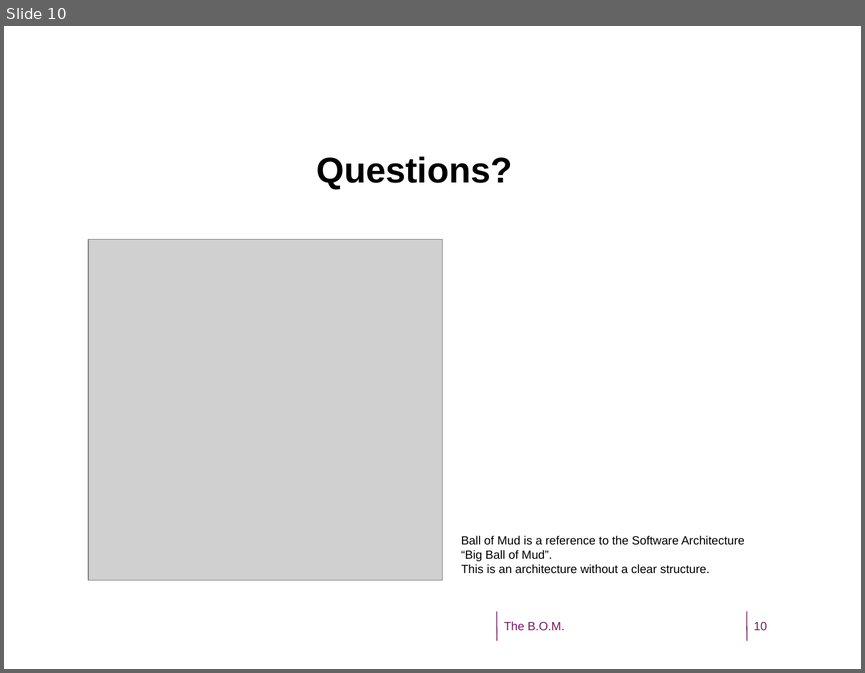
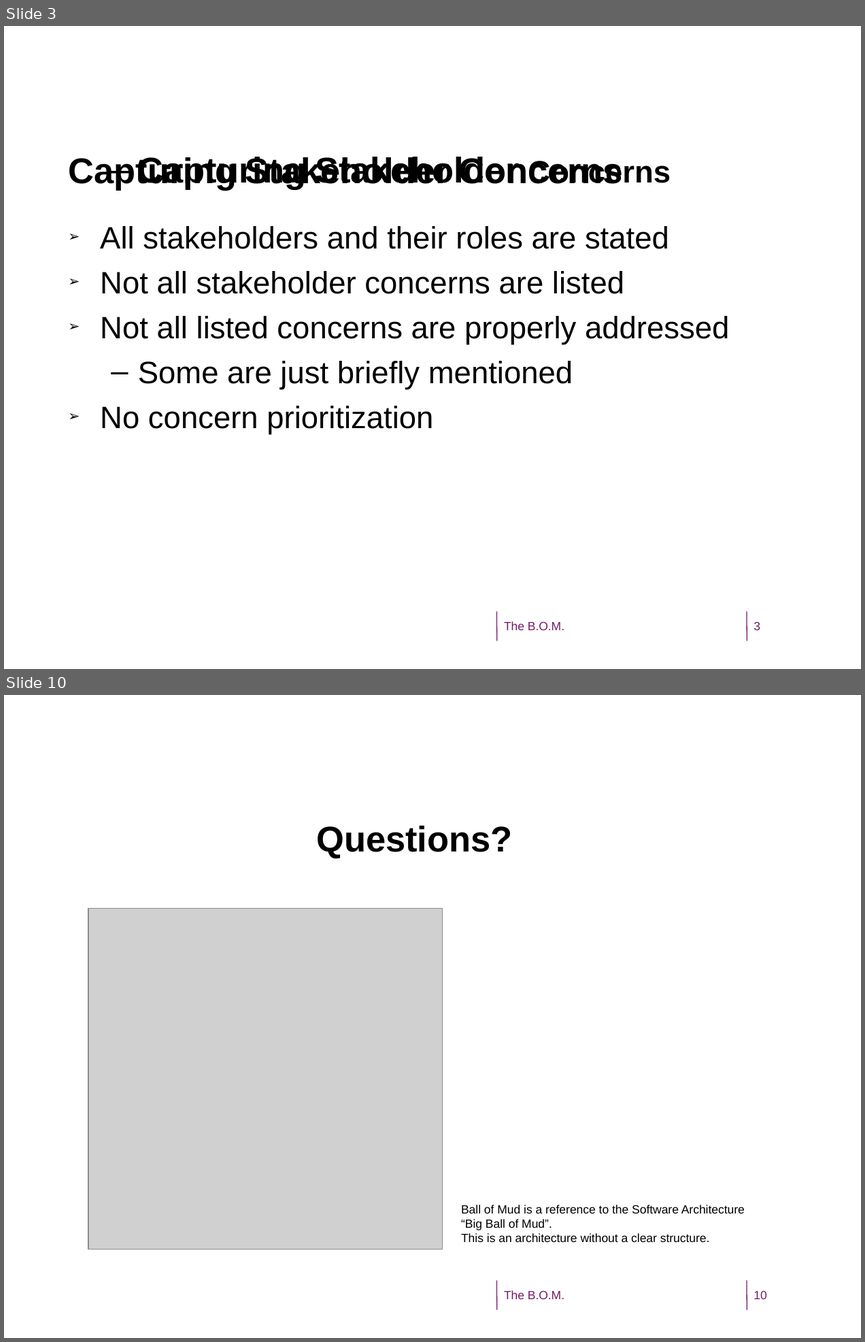
Before and after one commit to CindyBerghuizen/BallOfMud, a slide deck: Assignment 3/SoftwareArchtectureWeek6Presentation.odp. Shown one above the other, each under a label of ours: slide 10 before the commit, slides 3 and 10 after it; the slides between them are not shown. The pictures are 865x673 and 865x1342 pixels, drawn with LibreOffice and Linux fonts; fonts in the diff are those of the drawing; grey boxes stand for pictures; background and template pictures are left out. Boxes give left, top, right and bottom in pixels: in the first picture for what was removed or moved away, otherwise in the second. Text is boxed around its words. In the diff, an @@ line names an element or a change of style, - is before the commit and + after.

```diff
--- a/Assignment 3/SoftwareArchtectureWeek6Presentation.odp
+++ b/Assignment 3/SoftwareArchtectureWeek6Presentation.odp
@@ slide 3 added at (x1=4, y1=26, x2=861, y2=669), background picture (left out); not listed: 2 template elements that a slide beside it also shows @@
@@ text added at (x1=68, y1=155, x2=623, y2=191), 30 pt, text #000000, bold @@
+Capturing Stakeholder Concerns
@@ text added at (x1=138, y1=154, x2=670, y2=190), 30 pt, text #000000, bold @@
+  – Capturing Stakeholder Concerns
@@ text added at (x1=100, y1=226, x2=729, y2=434), 26 pt, text #000000 @@
+➢ All stakeholders and their roles are stated
+➢ Not all stakeholder concerns are listed
+➢ Not all listed concerns are properly addressed
+  – Some are just briefly mentioned
+➢ No concern prioritization
@@ text added at (x1=504, y1=621, x2=564, y2=630), 10 pt, text #751B68 @@
+The B.O.M.
@@ page number added at (x1=753, y1=622, x2=760, y2=630), 10 pt, text #751B68 @@
+3
```
Also in this commit, not shown: 7 slides changed, 1 slide removed.
